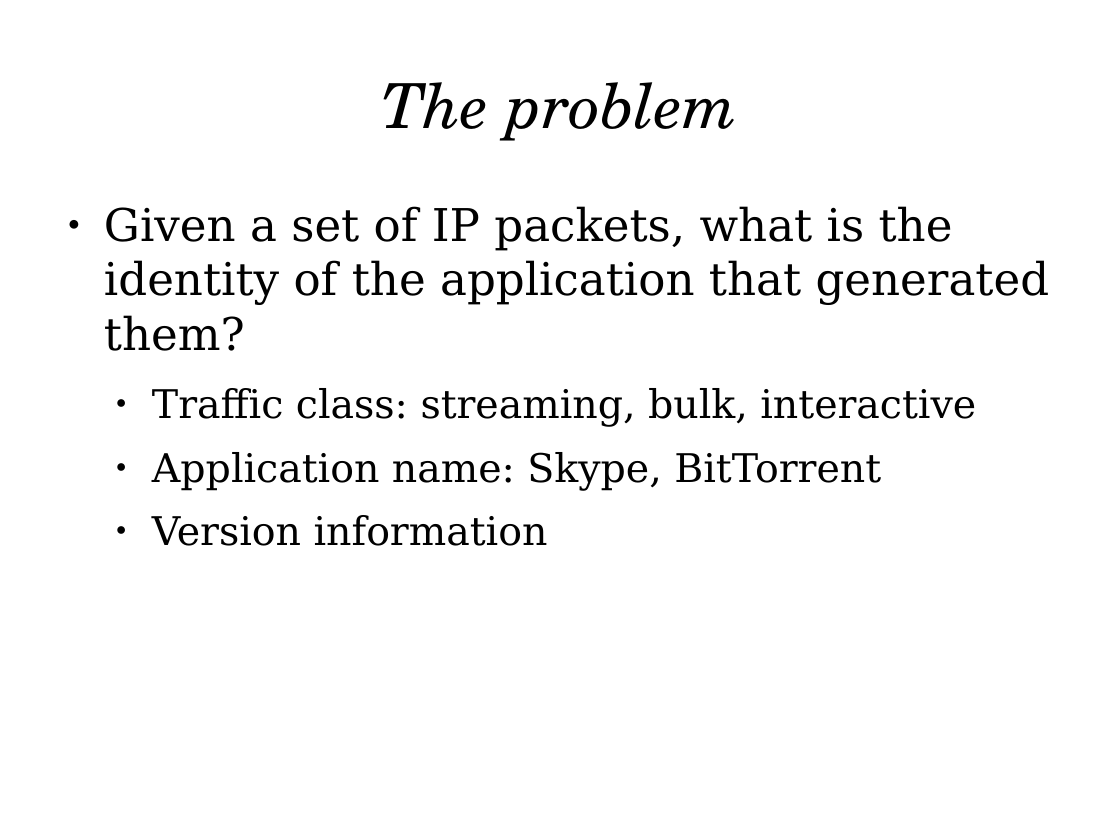
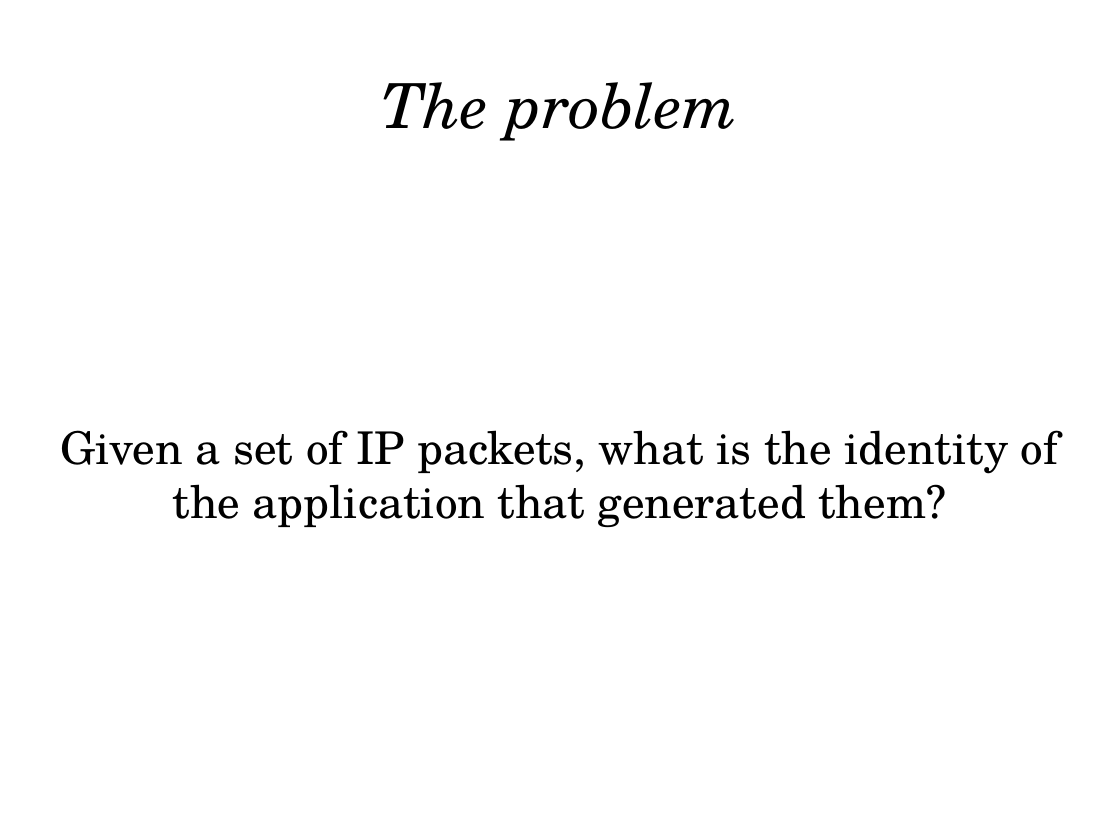
Before and after one commit to pforemski/pjf-msc, a slide deck: slide 8 of polsl/final-exam.odp (slide 11 before the commit). Drawn at 1120x840 pixels with LibreOffice and Linux fonts; fonts in the diff are those of the drawing. Boxes give left, top, right and bottom in pixels: in the first picture for what was removed or moved away, otherwise in the second. Text is boxed around its words. In the diff, an @@ line names an element or a change of style, - is before the commit and + after.

```diff
--- a/polsl/final-exam.odp
+++ b/polsl/final-exam.odp
@@ subtitle "Given a set of IP ..." at [60,430,1059,528]: font DejaVu Serif to TeX Gyre Schola; alignment left to centre; bullet ● to none; less space between paragraphs; vertical alignment top to middle @@
@@ subtitle at [152,388,976,546]: paragraphs removed @@
-  ● Traffic class: streaming, bulk, interactive
-  ● Application name: Skype, BitTorrent
-  ● Version information
```
Also in this commit, not shown: 6 other slides changed, 1 slide added, 4 slides removed.
